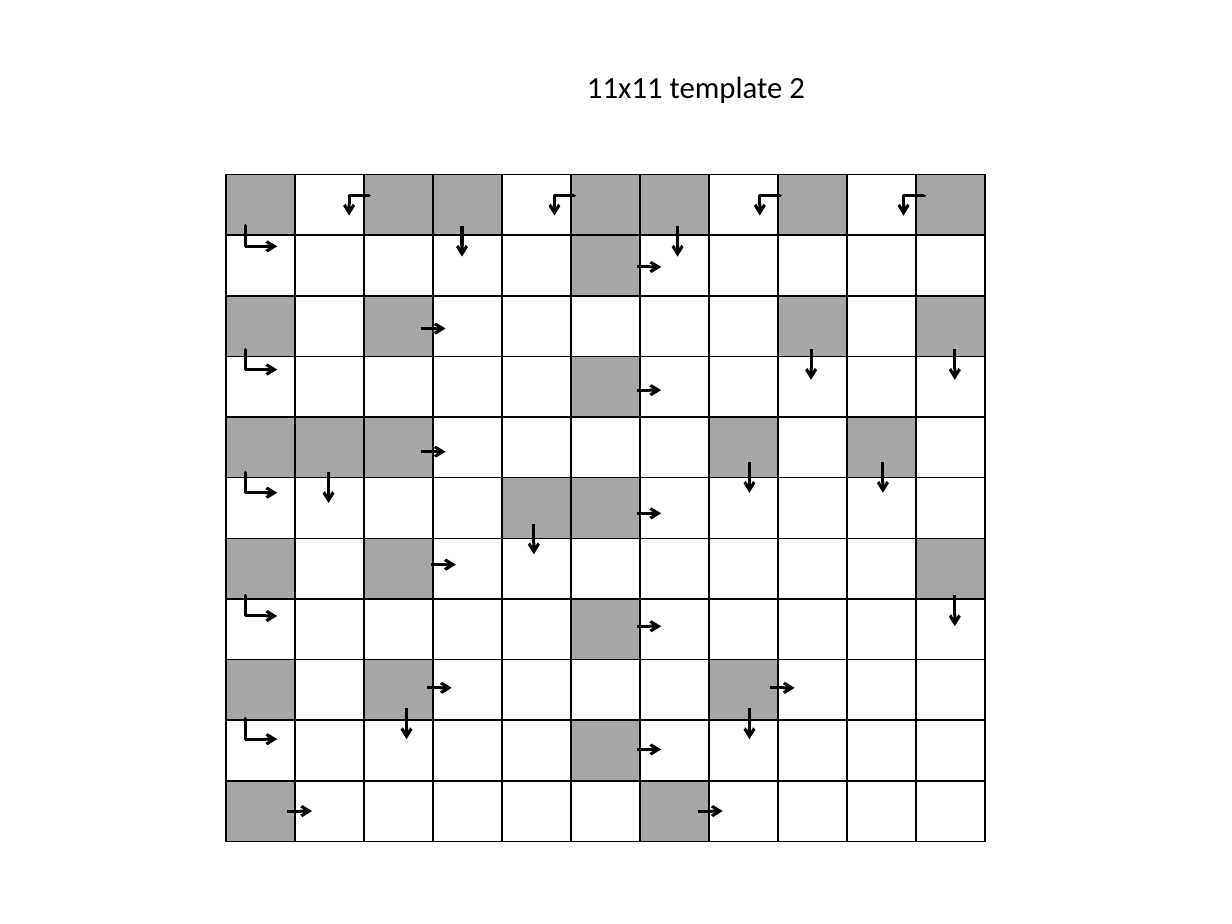
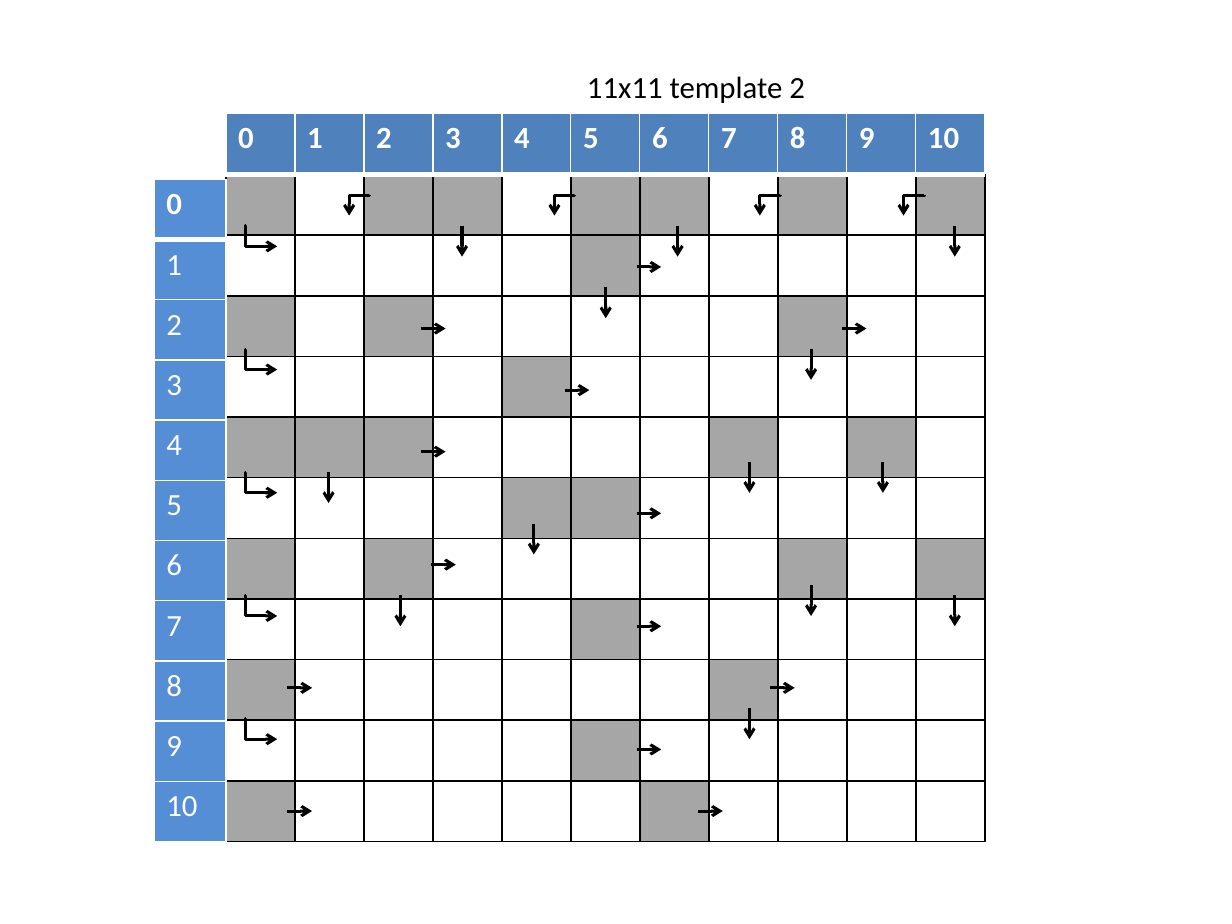
Before and after one commit to rommg/PuzzleCreator, a slide deck: slide 4 of templates/templates.pptx. Drawn at 1232x924 pixels with LibreOffice and Linux fonts; fonts in the diff are those of the drawing. Boxes give left, top, right and bottom in pixels: in the first picture for what was removed or moved away, otherwise in the second. Text is boxed around its words. In the diff, an @@ line names an element or a change of style, - is before the commit and + after.

```diff
--- a/templates/templates.pptx
+++ b/templates/templates.pptx
@@ table added at [225,113,984,175], 1 rows, 11 columns @@
+0 | 1 | 2 | 3 | 4 | 5 | 6 | 7 | 8 | 9 | 10
@@ table at [225,175,984,843] @@
@@ fill #A6A6A6 to #FFFFFF in 3 cells @@
@@ fill #FFFFFF to #A6A6A6 in 2 cells @@
@@ table added at [154,180,225,843], 11 rows, 1 columns @@
+0
+1
+2
+3
+4
+5
+6
+7
+8
+9
+10
@@ arrow moved from (955, 349) - (955, 379) to (955, 225) - (955, 256) @@
@@ arrow added from (606, 287) to (606, 318), #000000 1.75 pt @@
@@ arrow added from (841, 329) to (866, 329), #000000 1.75 pt @@
@@ arrow moved from (637, 391) - (662, 391) to (564, 391) - (589, 391) @@
@@ arrow moved from (407, 708) - (407, 739) to (400, 595) - (400, 626) @@
@@ arrow added from (811, 585) to (811, 616), #000000 1.75 pt @@
@@ arrow moved from (428, 687) - (452, 687) to (287, 687) - (312, 687) @@
```
Also in this commit, not shown: 1 other slide changed, 1 slide added, 1 slide removed, 1 other file.
